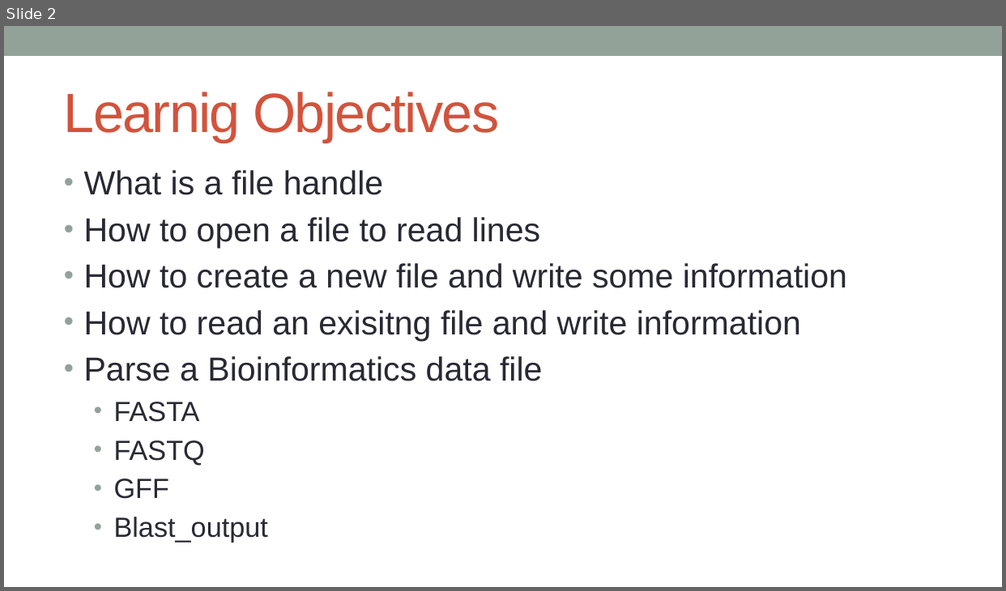
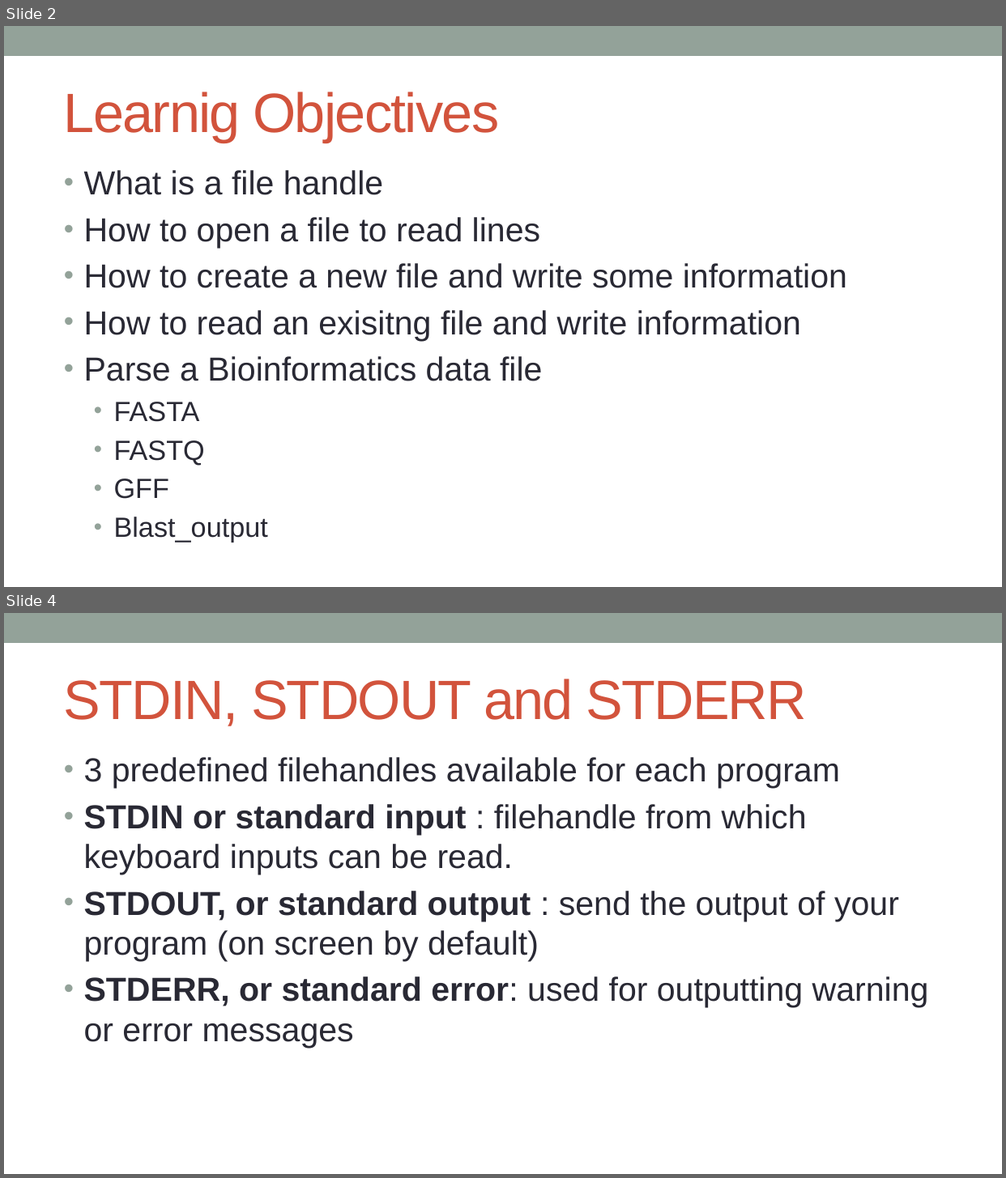
Before and after one commit to kanhu-pcr-code/bioinfo-PERL-course, a slide deck: PPTs/Perl_file_handling.pptx. Shown one above the other, each under a label of ours: slide 2 before the commit, slides 2 and 4 after it; the slides between them are not shown. The pictures are 1006x591 and 1006x1178 pixels, drawn with LibreOffice and Linux fonts; fonts in the diff are those of the drawing. Boxes give left, top, right and bottom in pixels: in the first picture for what was removed or moved away, otherwise in the second. Text is boxed around its words. In the diff, an @@ line names an element or a change of style, - is before the commit and + after.

```diff
--- a/PPTs/Perl_file_handling.pptx
+++ b/PPTs/Perl_file_handling.pptx
@@ slide 4 added at [4, 613, 1002, 1174], background #FFFFFF; not listed: 1 template element that a slide beside it also shows @@
@@ title added at [64, 679, 807, 726], 40 pt, text #D2533C @@
+STDIN, STDOUT and STDERR
@@ text added at [84, 757, 929, 1048], 24 pt, text #292934 @@
+• 3 predefined filehandles available for each program
+• STDIN or standard input : filehandle from which keyboard inputs can be read.
+• STDOUT, or standard output : send the output of your program (on screen by default)
+• STDERR, or standard error: used for outputting warning or error messages
```
Also in this commit, not shown: 20 other slides added, 1 slide removed, 4 other files.
